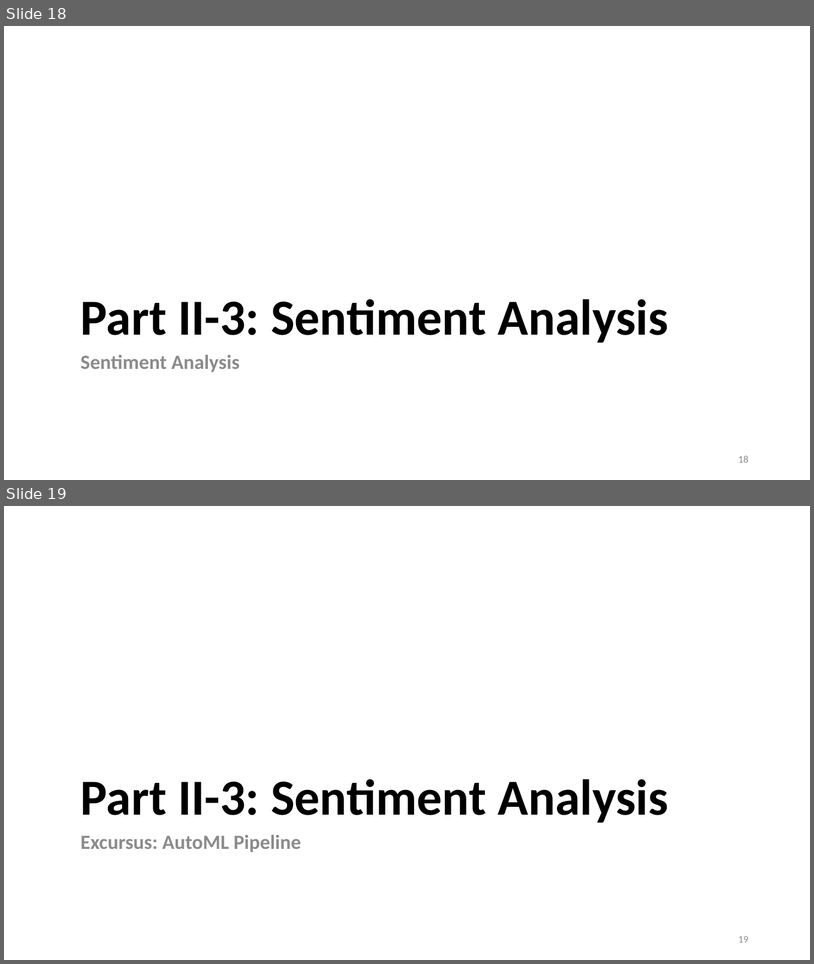
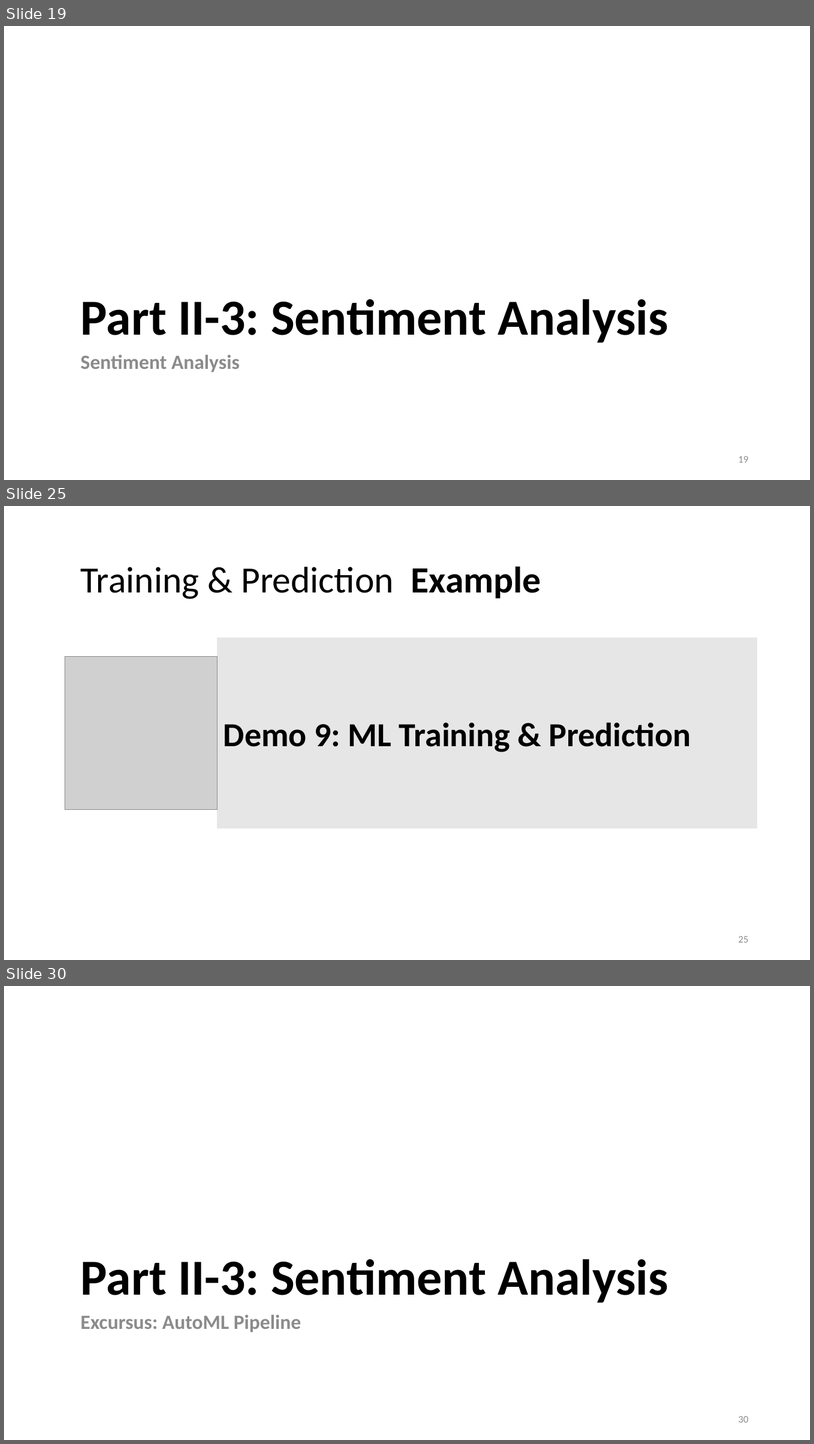
Before and after one commit to lisa-wm/consulting, a slide deck: 5_seminar/Contents_Part_02/slides/slides_II_3.pptx. Shown one above the other, each under a label of ours: slides 18 and 19 before the commit, slides 19, 25 and 30 after it; the slides between them are not shown. The pictures are 814x964 and 814x1444 pixels, drawn with LibreOffice and Linux fonts; fonts in the diff are those of the drawing; grey boxes stand for pictures. Boxes give left, top, right and bottom in pixels: in the first picture for what was removed or moved away, otherwise in the second. Text is boxed around its words. In the diff, an @@ line names an element or a change of style, - is before the commit and + after.

```diff
--- a/5_seminar/Contents_Part_02/slides/slides_II_3.pptx
+++ b/5_seminar/Contents_Part_02/slides/slides_II_3.pptx
@@ slide 25 added at [4, 506, 810, 960], background #FFFFFF @@
@@ title added at [81, 566, 542, 599], 44 pt, text #000000 @@
+Training & Prediction Example
@@ rectangle added at [218, 638, 757, 828], fill #E7E6E6, outline #E7E6E6 1.5 pt, 40 pt, text #000000, bold @@
+Demo 9: ML Training & Prediction
@@ picture added at [65, 657, 218, 809] @@
@@ page number added at [738, 936, 749, 942], 12 pt, text #8C8C8C @@
+25
@@ what was slide 18 is now slide 19 @@
@@ page number at [738, 456, 749, 462]: text changed @@
-18
+19
@@ what was slide 19 is now slide 30 @@
@@ page number at [738, 1416, 749, 1422]: text changed @@
-19
+30
```
Also in this commit, not shown: 3 slides changed, 11 other slides added, 1 slide removed, 3 other files.
